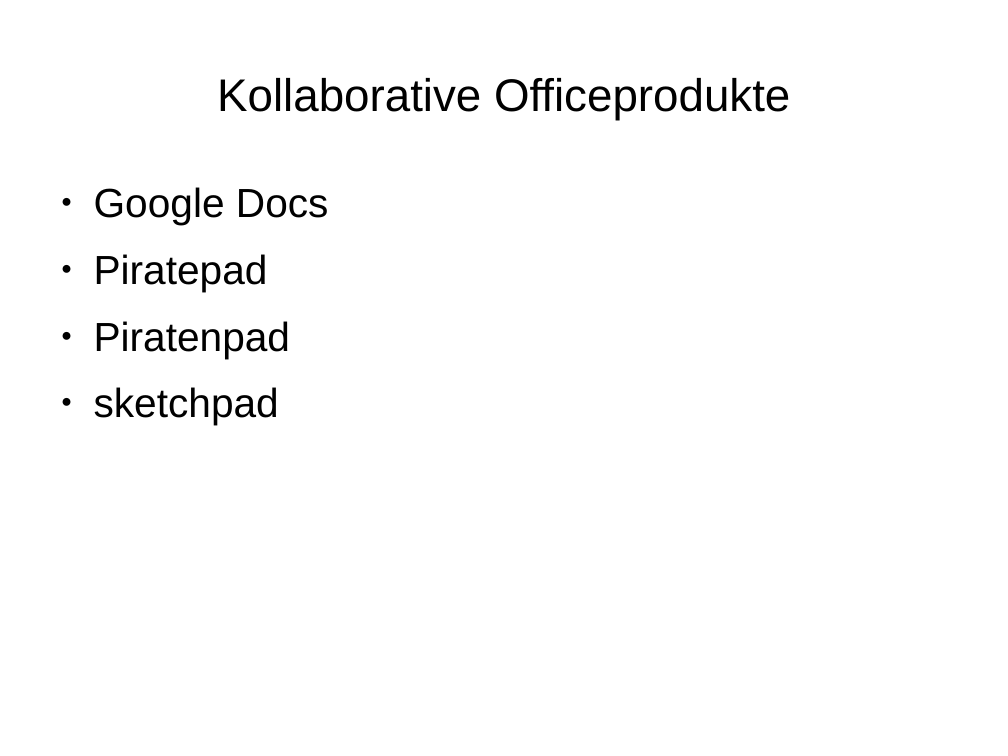
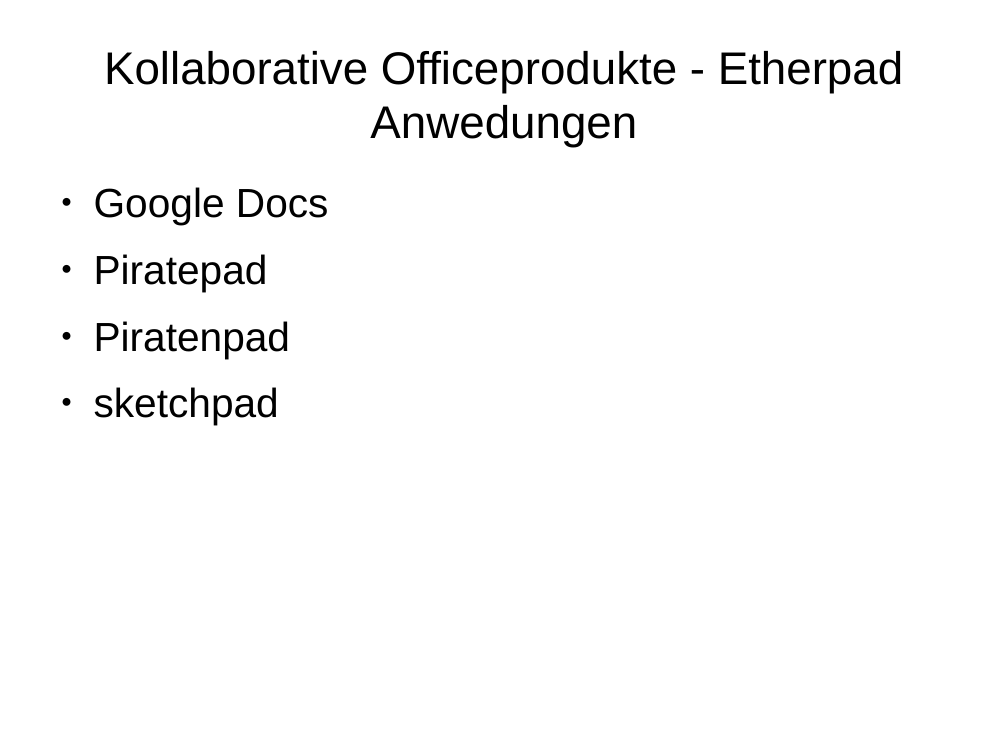
Before and after one commit to rommsen/Seminar_1905, a slide deck: slide 4 of referat/Kapitel4.odp (slide 3 before the commit). Drawn at 1008x756 pixels with LibreOffice and Linux fonts; fonts in the diff are those of the drawing. Boxes give left, top, right and bottom in pixels: in the first picture for what was removed or moved away, otherwise in the second. Text is boxed around its words. In the diff, an @@ line names an element or a change of style, - is before the commit and + after.

```diff
--- a/referat/Kapitel4.odp
+++ b/referat/Kapitel4.odp
@@ title at [104, 51, 903, 148]: text changed @@
-Kollaborative Officeprodukte
+Kollaborative Officeprodukte - Etherpad Anwedungen
```
Also in this commit, not shown: 9 other slides changed, 12 slides added, 4 slides removed, 1 other file.
